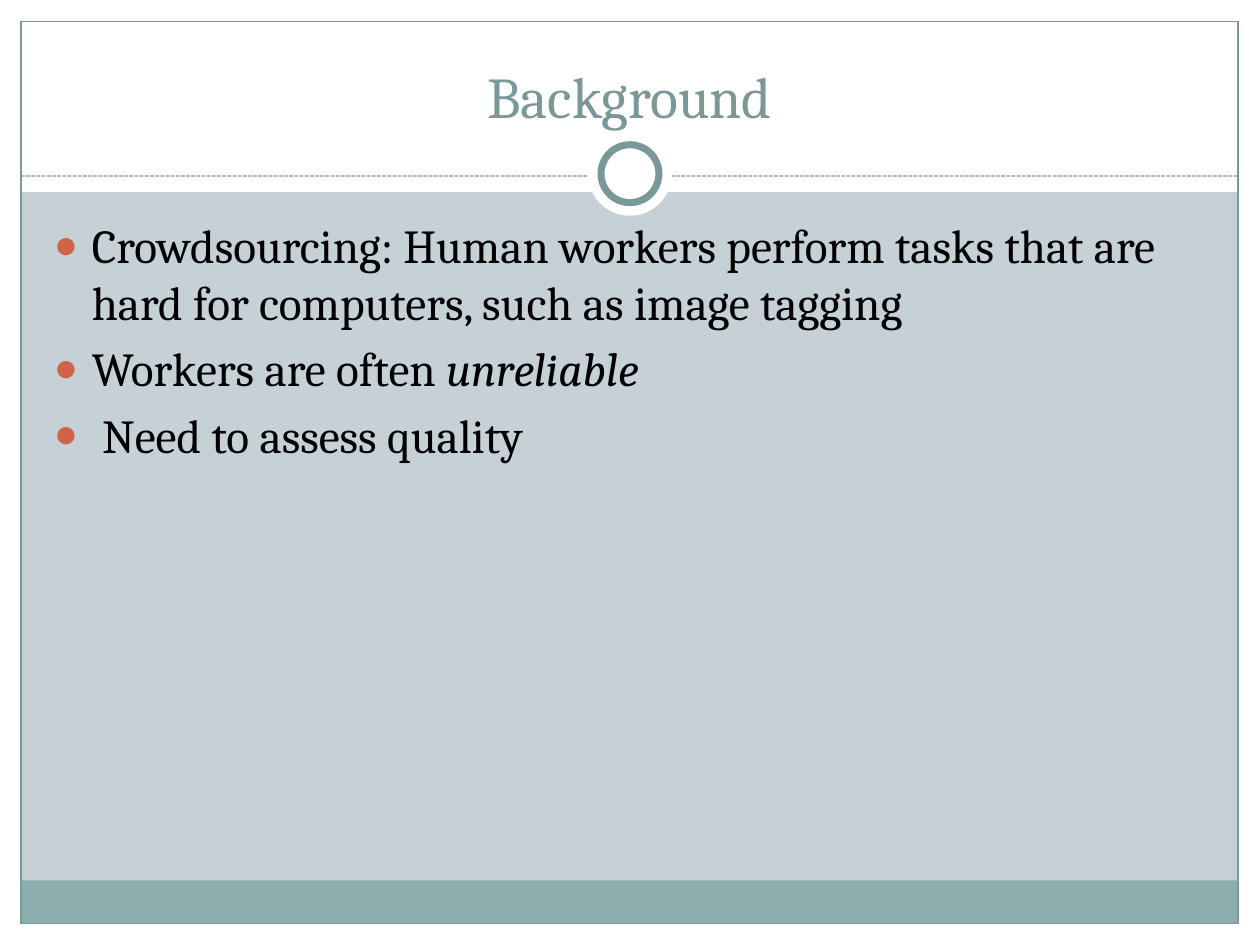
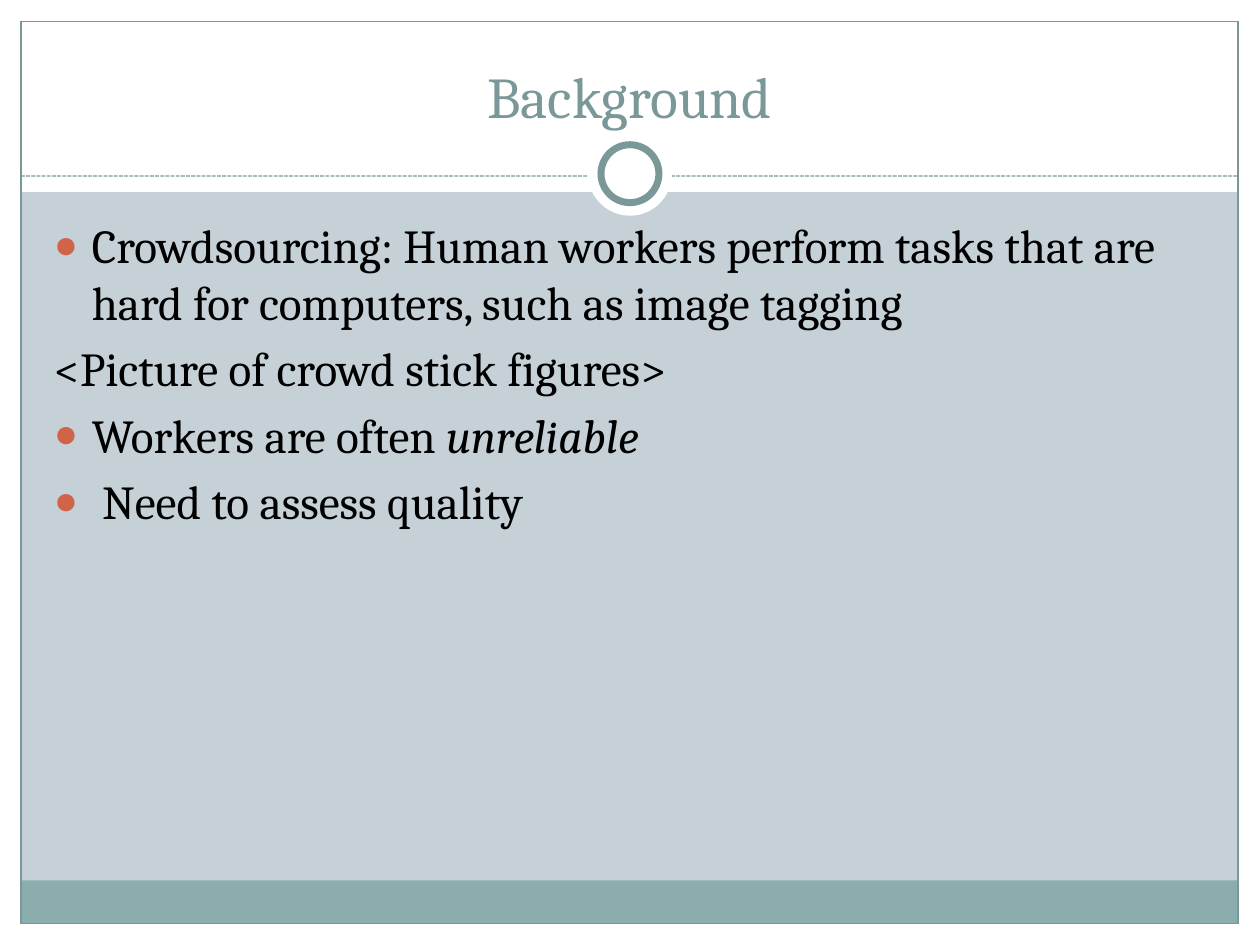
Before and after one commit to brahmaneya/WorkerEvaluationGeneral, a slide deck: slide 3 of Presentation/WorkerEval.pptx. Drawn at 1260x945 pixels with LibreOffice and Linux fonts; fonts in the diff are those of the drawing. Boxes give left, top, right and bottom in pixels: in the first picture for what was removed or moved away, otherwise in the second. Text is boxed around its words. In the diff, an @@ line names an element or a change of style, - is before the commit and + after.

```diff
--- a/Presentation/WorkerEval.pptx
+++ b/Presentation/WorkerEval.pptx
@@ text at (54, 352, 666, 396): paragraph added @@
+<Picture of crowd stick figures>
```
Also in this commit, not shown: 3 other slides changed, 2 slides added, 1 other file.
